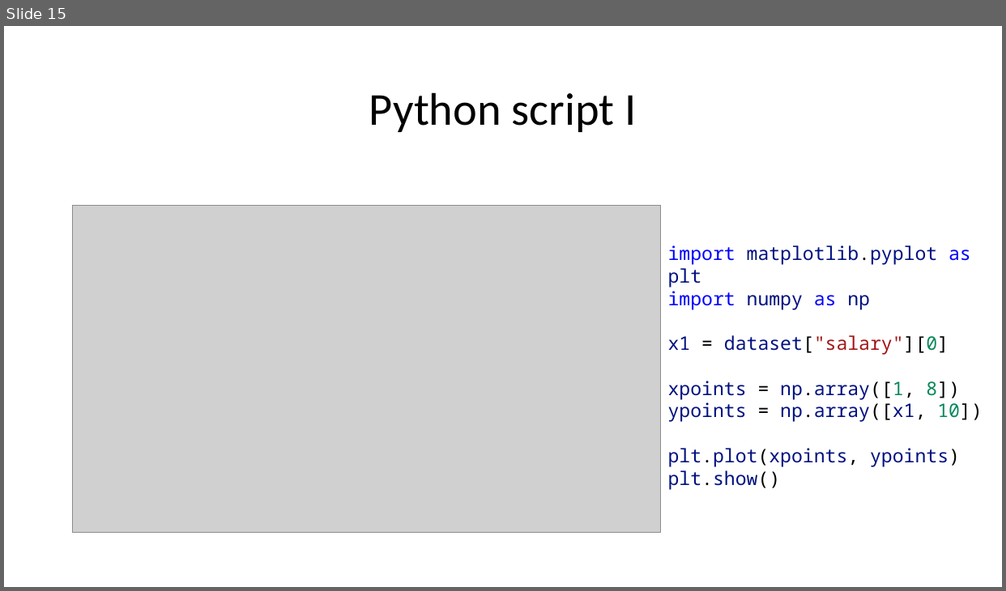
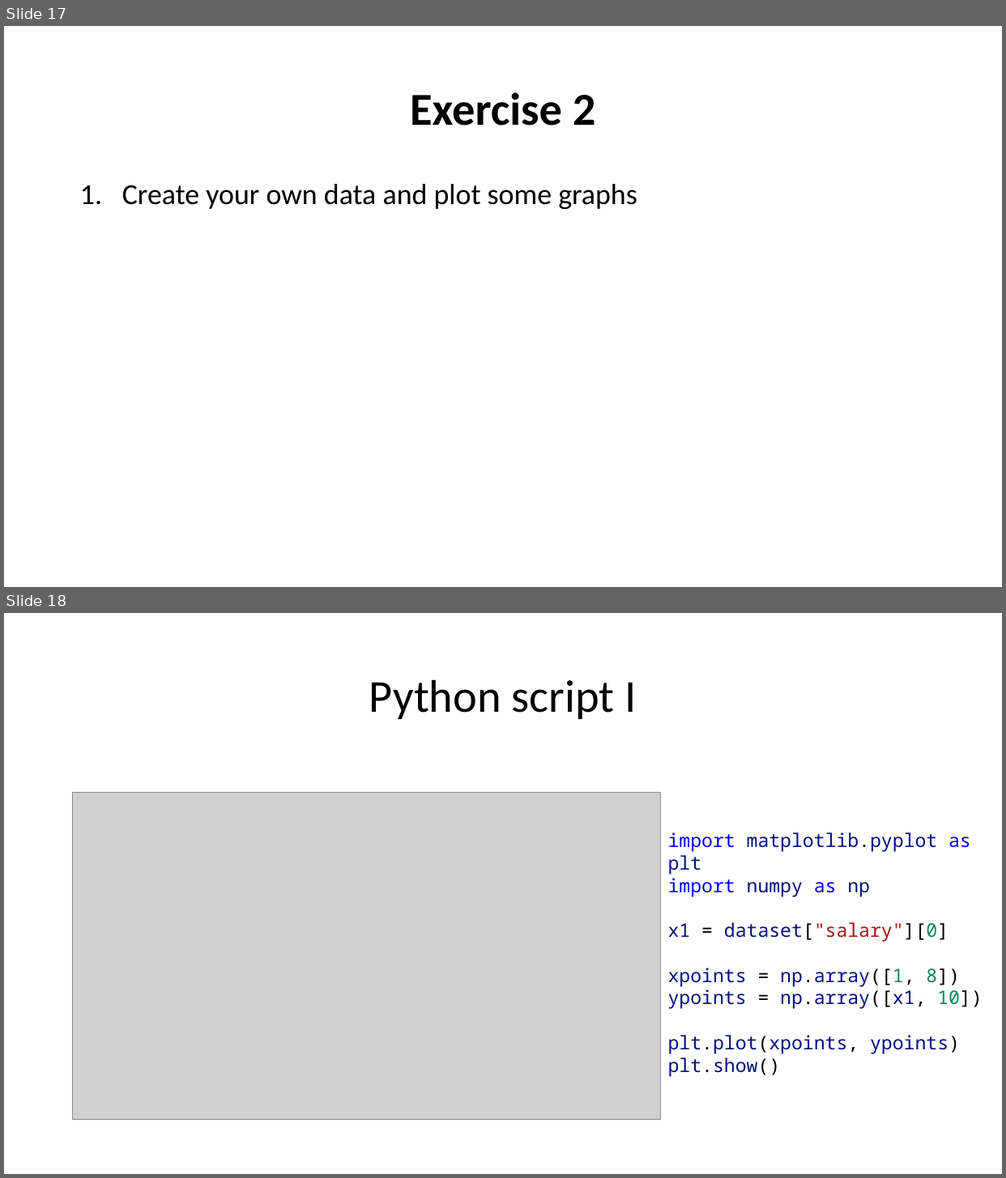
Before and after one commit to kimteespk/DADS5001-Data-Analytics-and-Data-Science-Tools-and-Programming, a slide deck: 12-PowerBI/DSTools-Power-BI.pptx. Shown one above the other, each under a label of ours: slide 15 before the commit, slides 17 and 18 after it. The pictures are 1006x591 and 1006x1178 pixels, drawn with LibreOffice and Linux fonts; fonts in the diff are those of the drawing; grey boxes stand for pictures. Boxes give left, top, right and bottom in pixels: in the first picture for what was removed or moved away, otherwise in the second. Text is boxed around its words. In the diff, an @@ line names an element or a change of style, - is before the commit and + after.

```diff
--- a/12-PowerBI/DSTools-Power-BI.pptx
+++ b/12-PowerBI/DSTools-Power-BI.pptx
@@ slide 17 added at [4,26,1002,587], background #FFFFFF @@
@@ title added at [410,92,596,126], 44 pt, text #000000, bold @@
+Exercise 2
@@ text added at [122,184,637,209], 28 pt, text #000000 @@
+1. Create your own data and plot some graphs
@@ what was slide 15 is now slide 18 @@
```
Also in this commit, not shown: 4 slides changed, 3 other slides added, 1 slide removed, 1 other file.
